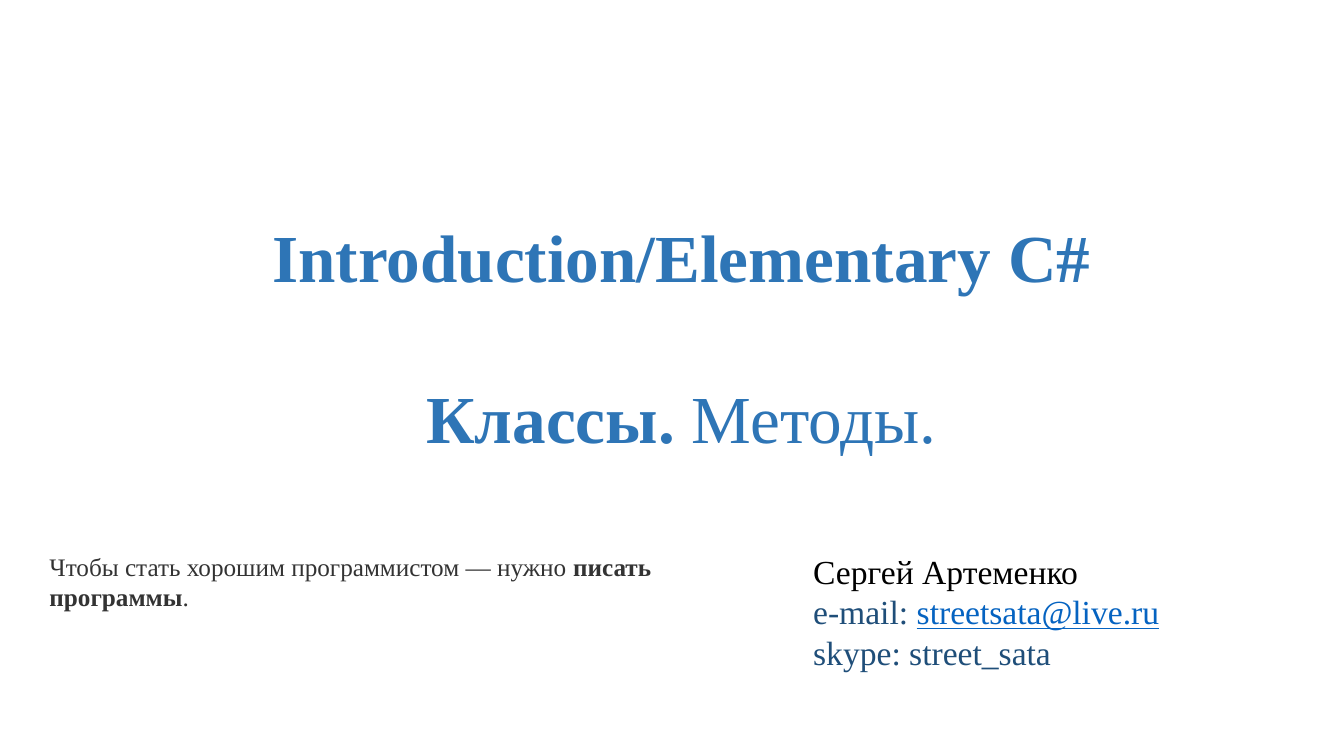
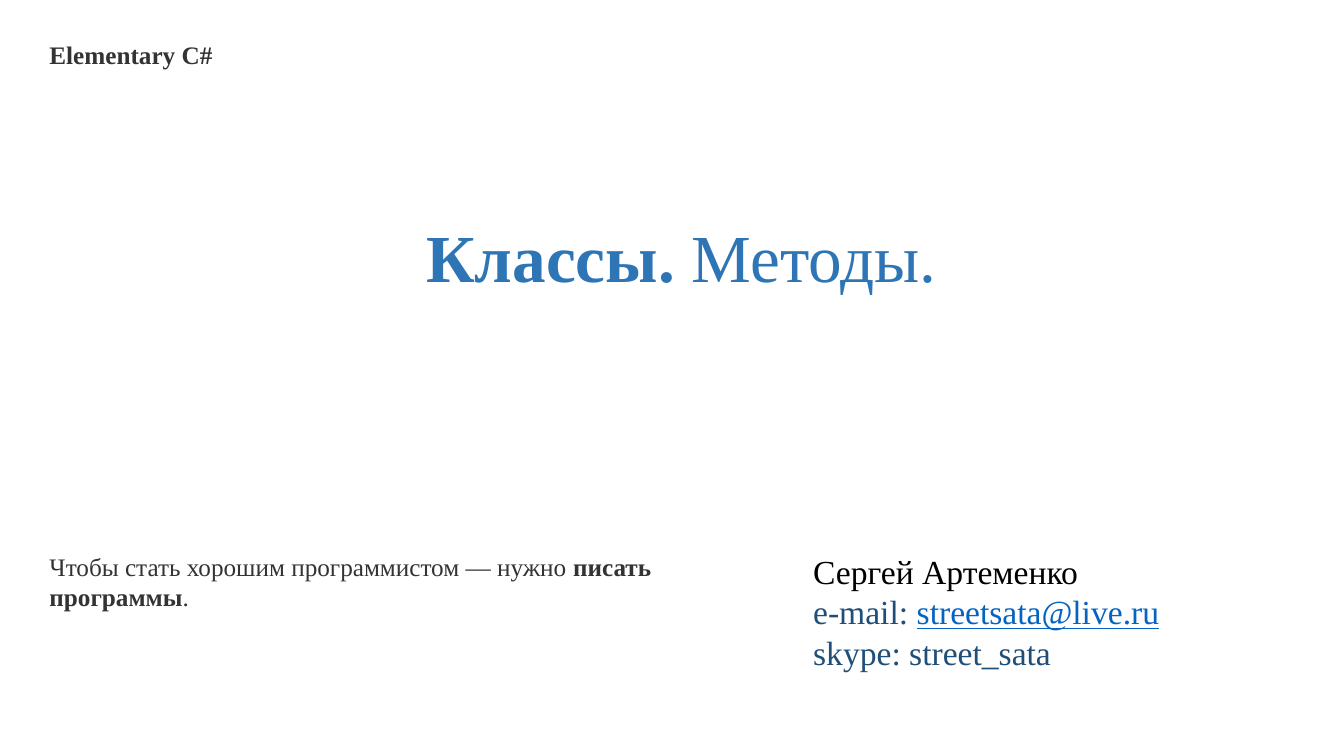
Before and after one commit to Dima160288/CS_Elementary_01, a slide deck: slide 1 of !sergii_artemenko/Files/L01/10 - OOP (part 1) renew.pptx. Drawn at 1344x756 pixels with LibreOffice and Linux fonts; fonts in the diff are those of the drawing; background and template pictures are left out. Boxes give left, top, right and bottom in pixels: in the first picture for what was removed or moved away, otherwise in the second. Text is boxed around its words. In the diff, an @@ line names an element or a change of style, - is before the commit and + after.

```diff
--- a/!sergii_artemenko/Files/L01/10 - OOP (part 1) renew.pptx
+++ b/!sergii_artemenko/Files/L01/10 - OOP (part 1) renew.pptx
@@ text added at <box>49,46,213,70</box>, 18 pt, text #333333, bold @@
+Elementary С#
@@ text at <box>272,235,1090,294</box>: paragraph removed @@
-Introduction/Elementary С#
```
Also in this commit, not shown: 25 other files.
